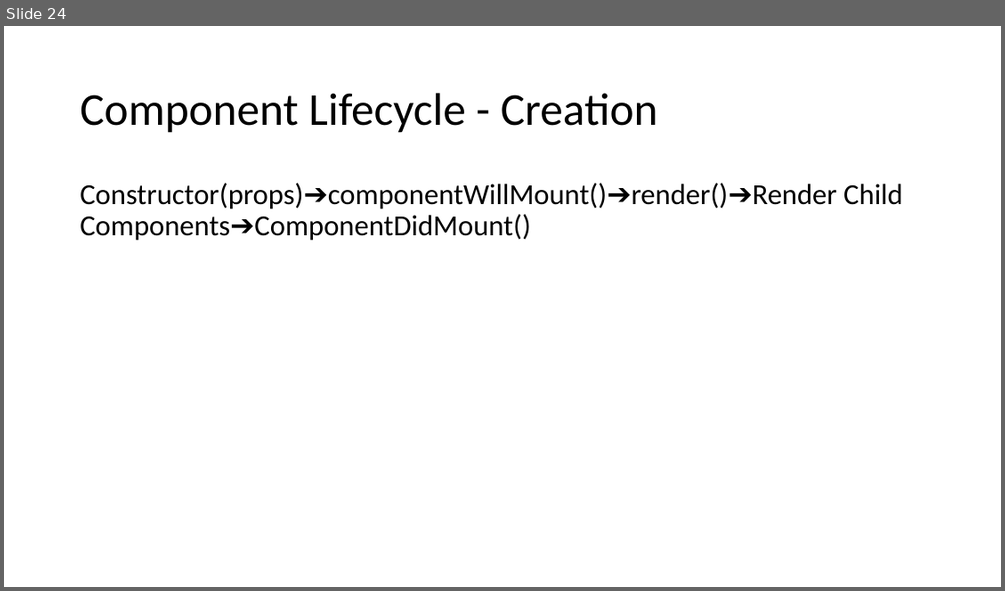
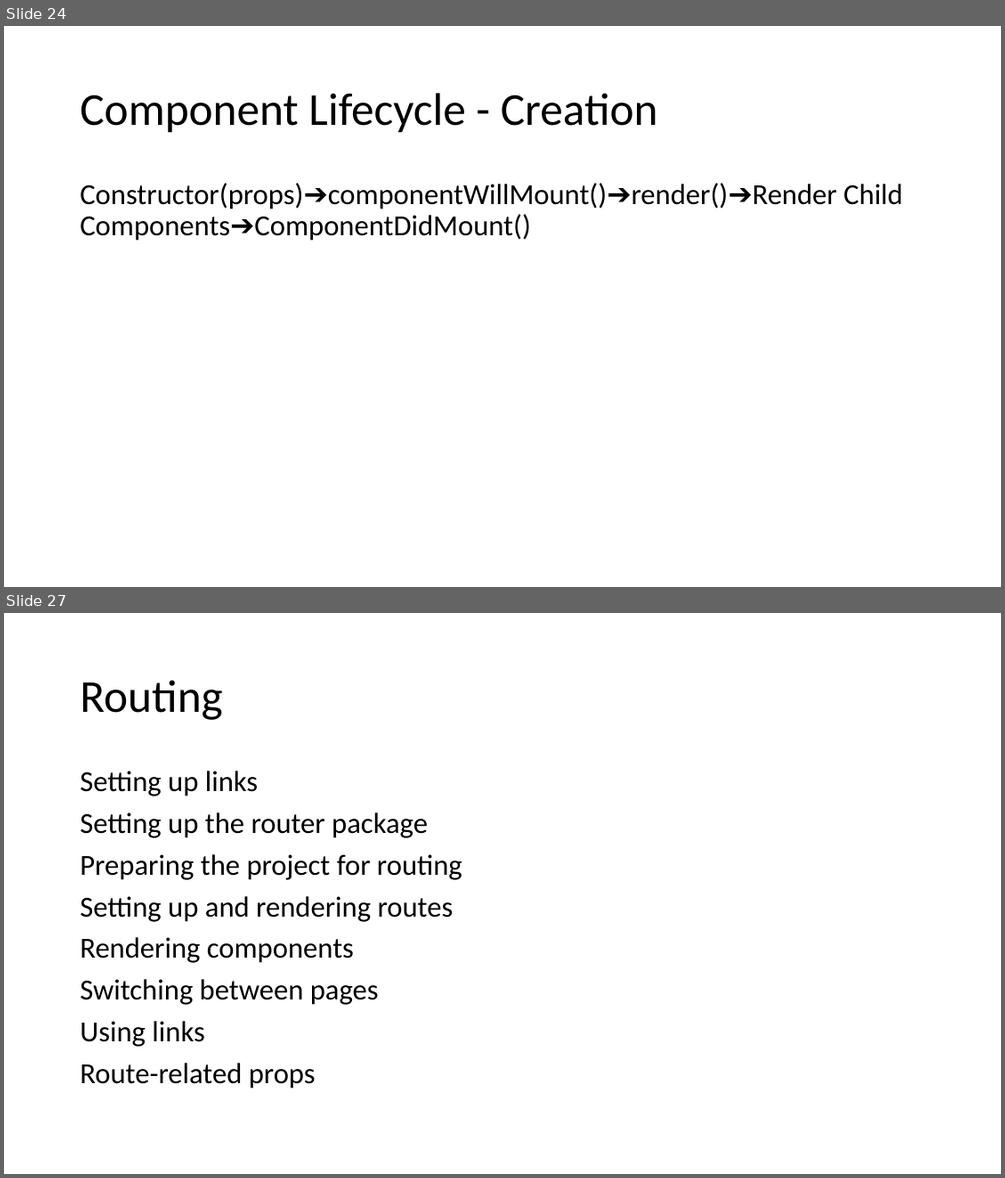
Before and after one commit to PiyushChaturvedii/batch03, a slide deck: Create-react-app.pptx. Shown one above the other, each under a label of ours: slide 24 before the commit, slides 24 and 27 after it; the slides between them are not shown. The pictures are 1005x591 and 1005x1178 pixels, drawn with LibreOffice and Linux fonts; fonts in the diff are those of the drawing. Boxes give left, top, right and bottom in pixels: in the first picture for what was removed or moved away, otherwise in the second. Text is boxed around its words. In the diff, an @@ line names an element or a change of style, - is before the commit and + after.

Commit message:
routing

```diff
--- a/Create-react-app.pptx
+++ b/Create-react-app.pptx
@@ slide 27 added at [4,613,1001,1174], background #FFFFFF @@
@@ title added at [80,680,222,720], 44 pt, text #000000 @@
+Routing
@@ text added at [80,771,462,1088], 28 pt, text #000000 @@
+Setting up links
+Setting up the router package
+Preparing the project for routing
+Setting up and rendering routes
+Rendering components
+Switching between pages
+Using links
+Route-related props
```
Also in this commit, not shown: 1 slide changed, 1 other slide added, 47 other files.
